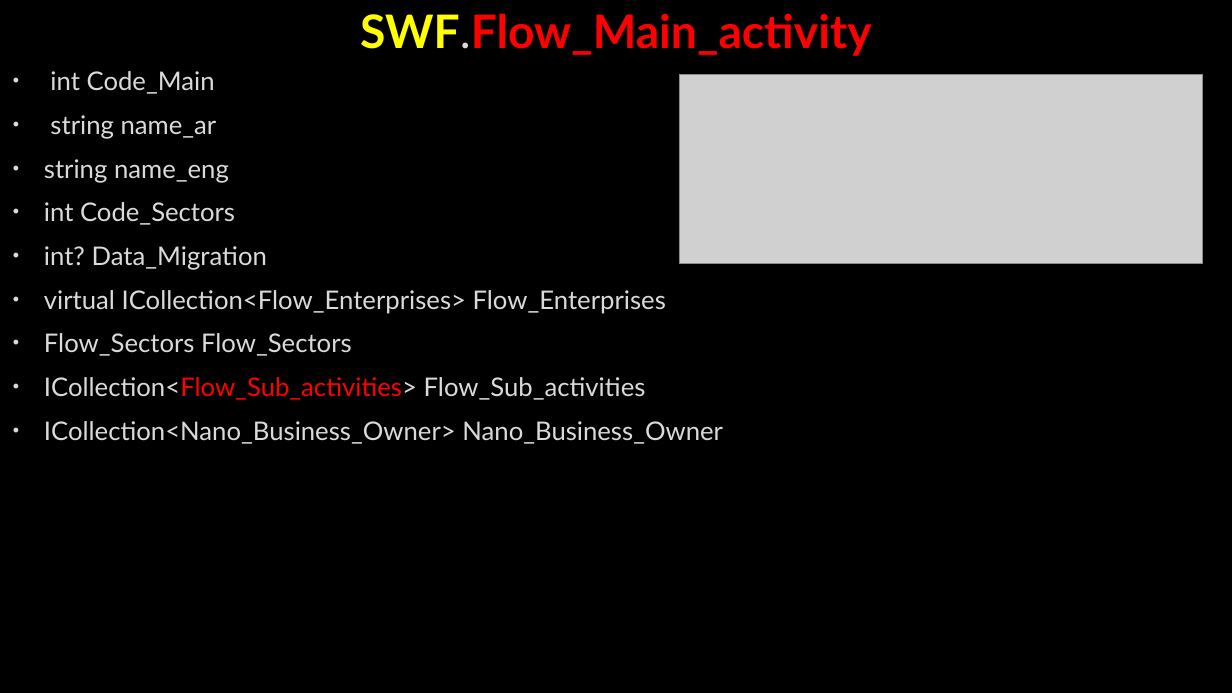
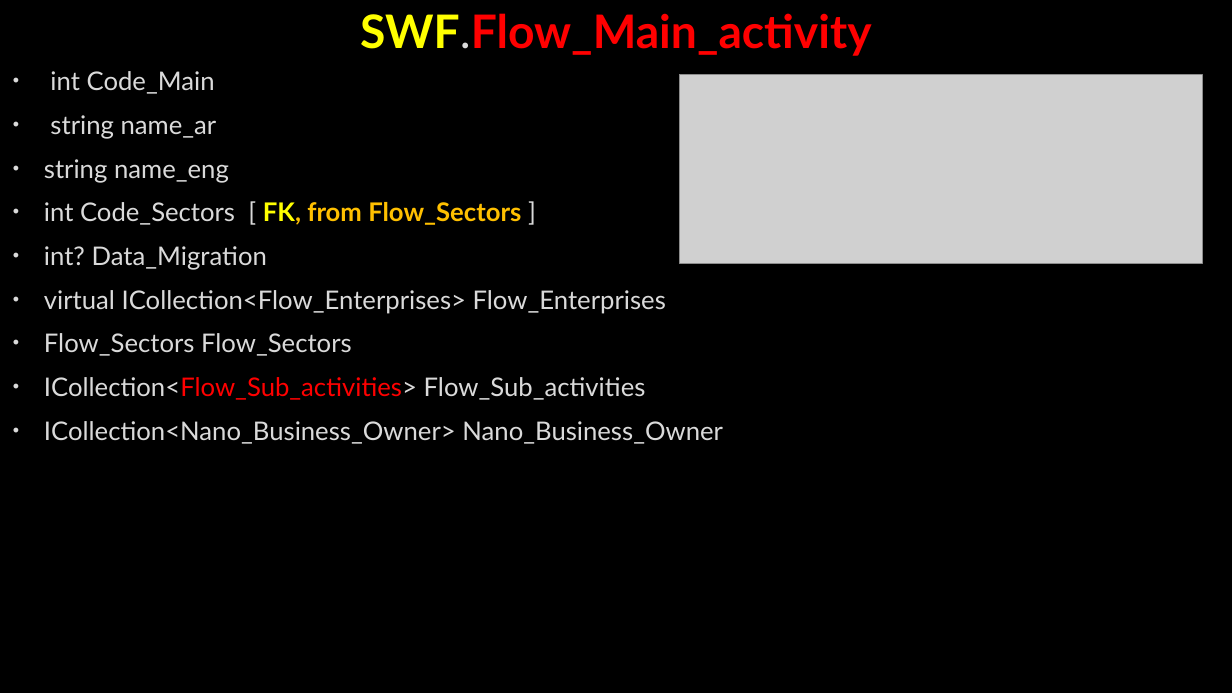
Before and after one commit to AhmedMohamedSamir1/Summary, a slide deck: slide 67 of Dot Net/Business.pptx (slide 66 before the commit). Drawn at 1232x693 pixels with LibreOffice and Linux fonts; fonts in the diff are those of the drawing; grey boxes stand for pictures; background and template pictures are left out. Boxes give left, top, right and bottom in pixels: in the first picture for what was removed or moved away, otherwise in the second. Text is boxed around its words. In the diff, an @@ line names an element or a change of style, - is before the commit and + after.

```diff
--- a/Dot Net/Business.pptx
+++ b/Dot Net/Business.pptx
@@ text at (44,202,521,225): text changed; bold on @@
-• int Code_Sectors
+• int Code_Sectors [ FK, from Flow_Sectors ]
```
Also in this commit, not shown: 15 other slides changed, 21 slides added, 4 slides removed, 4 other files.
